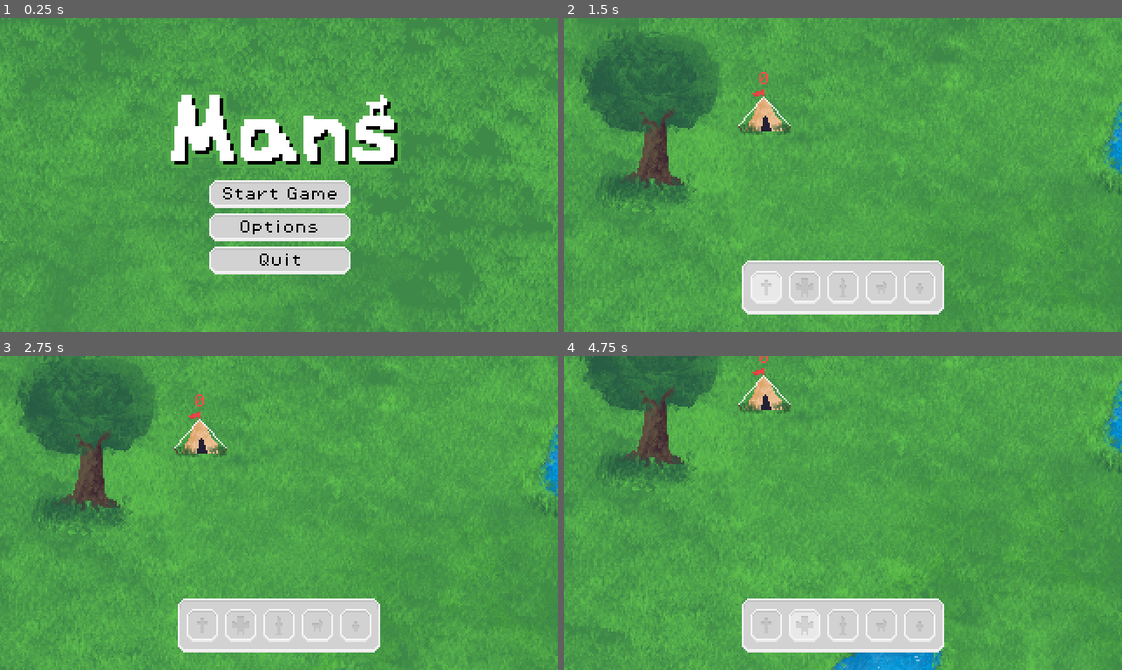
Above: before the commit, frames 1-4 (two rows, left to right).
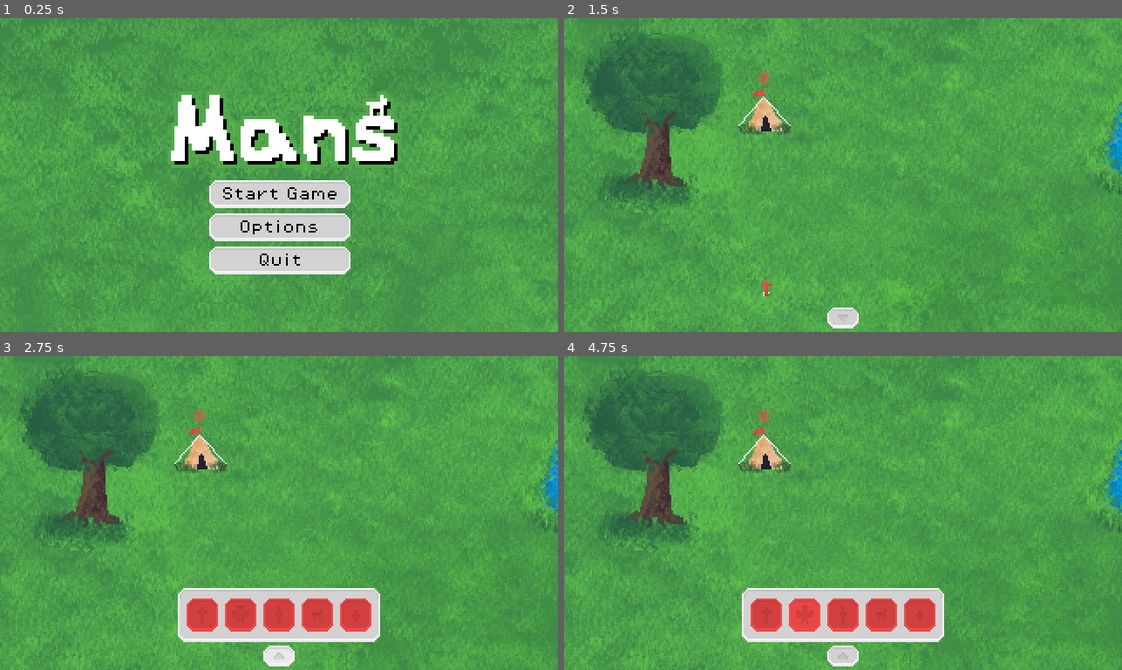
Above: after the commit, the same moments.

Repository: bkopchains/godot-mans
Game: Godot game, scene res://scenes/ui/main_menu.tscn
Same seed, same stepped clock (60 frames per second), same inputs: the game is played once before the commit and once after it.
Inputs (mouse positions are in pixels of both pictures, inside the frame that each line leads up to):
- Up to frame 1 (0.25 s): no input
- Up to frame 2 (1.5 s): click "Start Game" at 0.5 s; click (764, 288) at 1.27 s
- Up to frame 3 (2.75 s): click (279, 657) at 2.02 s
- Up to frame 4 (4.75 s): click (764, 613) at 2.77 s; click (803, 626) at 3.52 s; click (803, 613) at 4.27 s

The runs differ from the first frame. In frame 1, 11% of the frame differs, in the area x 0-100%, y 0-100%; in frame 2, 7.5%; in frame 3, 18%; in frame 4, 24%.

Commit message:
drag and drop menu

Diff:
--- /dev/null
+++ b/resources/ui/button/collapse_toggle/focus.tres
@@ -0,0 +1,7 @@
+[gd_resource type="StyleBoxTexture" load_steps=2 format=3 uid="uid://jr16ubgbuvnb"]
+
+[ext_resource type="Texture2D" uid="uid://ddiyjvkd6n7ce" path="res://assets/sprites/ui/buttons.png" id="1_cymxd"]
+
+[resource]
+texture = ExtResource("1_cymxd")
+region_rect = Rect2(603, 6, 18, 12)
--- /dev/null
+++ b/resources/ui/button/collapse_toggle/hover.tres
@@ -0,0 +1,7 @@
+[gd_resource type="StyleBoxTexture" load_steps=2 format=3 uid="uid://dnvsexk7k8e3"]
+
+[ext_resource type="Texture2D" uid="uid://ddiyjvkd6n7ce" path="res://assets/sprites/ui/buttons.png" id="1_mh56k"]
+
+[resource]
+texture = ExtResource("1_mh56k")
+region_rect = Rect2(627, 6, 18, 12)
--- /dev/null
+++ b/resources/ui/button/collapse_toggle/hover_pressed.tres
@@ -0,0 +1,7 @@
+[gd_resource type="StyleBoxTexture" load_steps=2 format=3 uid="uid://b08ktnqnnvcyu"]
+
+[ext_resource type="Texture2D" uid="uid://ddiyjvkd6n7ce" path="res://assets/sprites/ui/buttons.png" id="1_3qlml"]
+
+[resource]
+texture = ExtResource("1_3qlml")
+region_rect = Rect2(531, 6, 18, 12)
--- /dev/null
+++ b/resources/ui/button/collapse_toggle/normal.tres
@@ -0,0 +1,7 @@
+[gd_resource type="StyleBoxTexture" load_steps=2 format=3 uid="uid://cmd4roaqbb1f6"]
+
+[ext_resource type="Texture2D" uid="uid://ddiyjvkd6n7ce" path="res://assets/sprites/ui/buttons.png" id="1_qi5nn"]
+
+[resource]
+texture = ExtResource("1_qi5nn")
+region_rect = Rect2(579, 6, 18, 12)
--- /dev/null
+++ b/resources/ui/button/collapse_toggle/pressed.tres
@@ -0,0 +1,7 @@
+[gd_resource type="StyleBoxTexture" load_steps=2 format=3 uid="uid://cqbeolo3c8gub"]
+
+[ext_resource type="Texture2D" uid="uid://ddiyjvkd6n7ce" path="res://assets/sprites/ui/buttons.png" id="1_cq18k"]
+
+[resource]
+texture = ExtResource("1_cq18k")
+region_rect = Rect2(483, 6, 18, 12)
--- a/scenes/gameElements/tree.tscn
+++ b/scenes/gameElements/tree.tscn
@@ -7,11 +7,13 @@
 height = 24.0
 
 [node name="Tree" type="StaticBody2D"]
-position = Vector2(52, 29)
 
 [node name="Sprite2D" type="Sprite2D" parent="."]
+position = Vector2(7, -5)
 texture = ExtResource("1_un3k4")
 offset = Vector2(-7, -30)
+region_enabled = true
+region_rect = Rect2(124, 27, 83, 115)
 
 [node name="CollisionShape2D" type="CollisionShape2D" parent="."]
 rotation = 1.57079
--- a/scenes/main.tscn
+++ b/scenes/main.tscn
@@ -75,4 +75,9 @@
 
 [node name="UILayer" type="CanvasLayer" parent="."]
 
-[node name="IngameUI" parent="UILayer" instance=ExtResource("2_vhc0j")]
+[node name="IngameUI" parent="UILayer" node_paths=PackedStringArray("game", "drag_layer") instance=ExtResource("2_vhc0j")]
+game = NodePath("../..")
+drag_layer = NodePath("../../DragLayer")
+
+[node name="DragLayer" type="CanvasLayer" parent="."]
+layer = 2
--- a/scenes/ui/ingame_ui.tscn
+++ b/scenes/ui/ingame_ui.tscn
@@ -22,6 +22,11 @@
 [ext_resource type="StyleBox" uid="uid://b8vul61yxxtu8" path="res://resources/ui/button/baby/hover.tres" id="20_314xx"]
 [ext_resource type="StyleBox" uid="uid://c180pit58q231" path="res://resources/ui/button/baby/pressed.tres" id="21_75j8r"]
 [ext_resource type="StyleBox" uid="uid://dqic3r83by7uf" path="res://resources/ui/button/baby/normal.tres" id="22_yil0w"]
+[ext_resource type="StyleBox" uid="uid://jr16ubgbuvnb" path="res://resources/ui/button/collapse_toggle/focus.tres" id="23_bnq31"]
+[ext_resource type="StyleBox" uid="uid://b08ktnqnnvcyu" path="res://resources/ui/button/collapse_toggle/hover_pressed.tres" id="24_830bb"]
+[ext_resource type="StyleBox" uid="uid://dnvsexk7k8e3" path="res://resources/ui/button/collapse_toggle/hover.tres" id="25_7p3tb"]
+[ext_resource type="StyleBox" uid="uid://cqbeolo3c8gub" path="res://resources/ui/button/collapse_toggle/pressed.tres" id="26_c7k5m"]
+[ext_resource type="StyleBox" uid="uid://cmd4roaqbb1f6" path="res://resources/ui/button/collapse_toggle/normal.tres" id="27_ueees"]
 
 [node name="IngameUI" type="Control"]
 layout_mode = 3
@@ -40,19 +45,22 @@
 anchor_bottom = 1.0
 grow_horizontal = 2
 grow_vertical = 2
+mouse_filter = 2
 
-[node name="VBoxContainer" type="VBoxContainer" parent="PopupMenu"]
+[node name="VBoxMenuButtons" type="VBoxContainer" parent="PopupMenu"]
+unique_name_in_owner = true
 layout_mode = 2
 size_flags_horizontal = 4
 size_flags_vertical = 8
-theme_override_constants/separation = 10
+mouse_filter = 2
+theme_override_constants/separation = 16
 
-[node name="BaseMenuScreen" type="MarginContainer" parent="PopupMenu/VBoxContainer"]
+[node name="BaseMenuScreen" type="MarginContainer" parent="PopupMenu/VBoxMenuButtons"]
 layout_mode = 2
 size_flags_horizontal = 4
 size_flags_vertical = 4
 
-[node name="NinePatchRect" type="NinePatchRect" parent="PopupMenu/VBoxContainer/BaseMenuScreen"]
+[node name="NinePatchRect" type="NinePatchRect" parent="PopupMenu/VBoxMenuButtons/BaseMenuScreen"]
 custom_minimum_size = Vector2(118, 32)
 layout_mode = 2
 texture = ExtResource("2_nxbix")
@@ -62,7 +70,7 @@
 patch_margin_right = 4
 patch_margin_bottom = 4
 
-[node name="MarginContainer" type="MarginContainer" parent="PopupMenu/VBoxContainer/BaseMenuScreen/NinePatchRect"]
+[node name="MarginContainer" type="MarginContainer" parent="PopupMenu/VBoxMenuButtons/BaseMenuScreen/NinePatchRect"]
 layout_mode = 1
 anchors_preset = 15
 anchor_right = 1.0
@@ -74,11 +82,12 @@
 theme_override_constants/margin_right = 5
 theme_override_constants/margin_bottom = 5
 
-[node name="HBoxContainer" type="HBoxContainer" parent="PopupMenu/VBoxContainer/BaseMenuScreen/NinePatchRect/MarginContainer"]
+[node name="HBoxContainer" type="HBoxContainer" parent="PopupMenu/VBoxMenuButtons/BaseMenuScreen/NinePatchRect/MarginContainer"]
 layout_mode = 2
 alignment = 1
 
-[node name="Man" type="Button" parent="PopupMenu/VBoxContainer/BaseMenuScreen/NinePatchRect/MarginContainer/HBoxContainer"]
+[node name="ManButton" type="Button" parent="PopupMenu/VBoxMenuButtons/BaseMenuScreen/NinePatchRect/MarginContainer/HBoxContainer"]
+unique_name_in_owner = true
 custom_minimum_size = Vector2(18, 19)
 layout_mode = 2
 size_flags_horizontal = 4
@@ -89,7 +98,8 @@
 theme_override_styles/pressed = ExtResource("5_luwhw")
 theme_override_styles/normal = ExtResource("3_yogdt")
 
-[node name="Brute" type="Button" parent="PopupMenu/VBoxContainer/BaseMenuScreen/NinePatchRect/MarginContainer/HBoxContainer"]
+[node name="BruteButton" type="Button" parent="PopupMenu/VBoxMenuButtons/BaseMenuScreen/NinePatchRect/MarginContainer/HBoxContainer"]
+unique_name_in_owner = true
 custom_minimum_size = Vector2(18, 19)
 layout_mode = 2
 size_flags_horizontal = 4
@@ -100,7 +110,8 @@
 theme_override_styles/pressed = ExtResource("9_5pdif")
 theme_override_styles/normal = ExtResource("10_7i8s5")
 
-[node name="Wizard" type="Button" parent="PopupMenu/VBoxContainer/BaseMenuScreen/NinePatchRect/MarginContainer/HBoxContainer"]
+[node name="WizardButton" type="Button" parent="PopupMenu/VBoxMenuButtons/BaseMenuScreen/NinePatchRect/MarginContainer/HBoxContainer"]
+unique_name_in_owner = true
 custom_minimum_size = Vector2(18, 19)
 layout_mode = 2
 size_flags_horizontal = 4
@@ -111,7 +122,8 @@
 theme_override_styles/pressed = ExtResource("13_k3d7q")
 theme_override_styles/normal = ExtResource("14_mwaso")
 
-[node name="Dog" type="Button" parent="PopupMenu/VBoxContainer/BaseMenuScreen/NinePatchRect/MarginContainer/HBoxContainer"]
+[node name="DogButton" type="Button" parent="PopupMenu/VBoxMenuButtons/BaseMenuScreen/NinePatchRect/MarginContainer/HBoxContainer"]
+unique_name_in_owner = true
 custom_minimum_size = Vector2(18, 19)
 layout_mode = 2
 size_flags_horizontal = 4
@@ -122,7 +134,8 @@
 theme_override_styles/pressed = ExtResource("17_fp6fx")
 theme_override_styles/normal = ExtResource("18_br0pw")
 
-[node name="Baby" type="Button" parent="PopupMenu/VBoxContainer/BaseMenuScreen/NinePatchRect/MarginContainer/HBoxContainer"]
+[node name="BabyButton" type="Button" parent="PopupMenu/VBoxMenuButtons/BaseMenuScreen/NinePatchRect/MarginContainer/HBoxContainer"]
+unique_name_in_owner = true
 custom_minimum_size = Vector2(18, 19)
 layout_mode = 2
 size_flags_horizontal = 4
@@ -133,5 +146,37 @@
 theme_override_styles/pressed = ExtResource("21_75j8r")
 theme_override_styles/normal = ExtResource("22_yil0w")
 
-[node name="Separator" type="Control" parent="PopupMenu/VBoxContainer"]
+[node name="Separator" type="Control" parent="PopupMenu/VBoxMenuButtons"]
 layout_mode = 2
+mouse_filter = 1
+
+[node name="VBoxToggle" type="VBoxContainer" parent="PopupMenu"]
+custom_minimum_size = Vector2(20, 10)
+layout_mode = 2
+size_flags_horizontal = 4
+size_flags_vertical = 8
+theme_override_constants/separation = 2
+
+[node name="MarginContainer" type="MarginContainer" parent="PopupMenu/VBoxToggle"]
+layout_mode = 2
+size_flags_horizontal = 4
+size_flags_vertical = 3
+
+[node name="MenuToggleButton" type="Button" parent="PopupMenu/VBoxToggle/MarginContainer"]
+unique_name_in_owner = true
+custom_minimum_size = Vector2(18, 12)
+layout_mode = 2
+size_flags_horizontal = 4
+size_flags_vertical = 4
+focus_mode = 0
+theme_override_styles/focus = ExtResource("23_bnq31")
+theme_override_styles/hover_pressed = ExtResource("24_830bb")
+theme_override_styles/hover = ExtResource("25_7p3tb")
+theme_override_styles/pressed = ExtResource("26_c7k5m")
+theme_override_styles/normal = ExtResource("27_ueees")
+toggle_mode = true
+
+[node name="Control" type="Control" parent="PopupMenu/VBoxToggle"]
+layout_mode = 2
+
+[connection signal="pressed" from="PopupMenu/VBoxToggle/MarginContainer/MenuToggleButton" to="." method="_on_menu_toggle_pressed"]
--- a/scripts/camera.gd
+++ b/scripts/camera.gd
@@ -6,6 +6,9 @@
 const MIN_ZOOM = 0.25    # Changed to allow zooming out to 1/4x
 const MAX_ZOOM = 1.0     # Normal zoom is now max
 const ZOOM_SPEED = 0.05
+const TOGGLE_SAFE_ZONE = 30  # Pixels around toggle button where scrolling is disabled
+
+@onready var toggle_button: Button = get_node("../UILayer/IngameUI/PopupMenu/VBoxToggle/MarginContainer/MenuToggleButton")
 
 var target_position = Vector2.ZERO
 var target_zoom = Vector2.ONE
@@ -55,7 +58,22 @@
 		target_zoom = new_zoom
 		target_position = new_position
 
+func is_mouse_near_toggle() -> bool:
+	if !toggle_button:
+		return false
+
+	var mouse_pos = get_viewport().get_mouse_position()
+	var toggle_rect = Rect2(
+		toggle_button.global_position - Vector2(TOGGLE_SAFE_ZONE, TOGGLE_SAFE_ZONE),
+		toggle_button.size + Vector2(TOGGLE_SAFE_ZONE * 2, TOGGLE_SAFE_ZONE * 2)
+	)
+
+	return toggle_rect.has_point(mouse_pos)
+
 func _process(delta: float) -> void:
+	if is_mouse_near_toggle():
+		return  # Don't scroll if mouse is near toggle
+
 	var mouse_pos = get_viewport().get_mouse_position()
 	var screen_size = viewport_size
 	var move_vec = Vector2.ZERO
--- a/scripts/mans.gd
+++ b/scripts/mans.gd
@@ -16,17 +16,25 @@
 var drag_offset: Vector2
 var prev_position: Vector2
 var rotation_velocity: float = 0.0
-
-# Reference to the class data
-@export var stats: MansClass
-
-# Damage multiplier when hit by weakness
-const WEAKNESS_MULTIPLIER: float = 2
-
-# Add these near the top with other variables
 var team_color_index: int = -1;
 var current_target: Mans = null
 var attack_cooldown: bool = false
+
+# true when spawned/dragged from menu drawer
+var from_drawer: bool = false;
+
+# Battle state
+var is_lunging: bool = false
+
+var carried_flag: Flag = null
+var team_flag_carrier: Mans = null  # Track who has our flag
+
+# Reference to the class data
+@export var stats: MansClass
+
+# Damage multiplier when hit by weakness
+const WEAKNESS_MULTIPLIER: float = 2
+
 
 # Battle-related constants
 const LUNGE_FORCE: float = 50.0   # Force for quick lunges
@@ -37,12 +45,6 @@
 const SCREEN_MARGIN: float = 10.0  # Distance from edge to start avoiding
 const EDGE_FORCE: float = 200.0    # Force to apply when near edges
 
-# Battle state
-var is_lunging: bool = false
-
-# Add these variables near the top
-var carried_flag: Flag = null
-var team_flag_carrier: Mans = null  # Track who has our flag
 
 func _ready() -> void:
 	add_to_group("mans")
@@ -192,9 +194,17 @@
 	is_hovered = false
 	sprite.position.y = 4
 	shadow.scale = Vector2(1, 1)
-	dust_particles.emitting = true;
+	dust_particles.emitting = true
 	Input.set_default_cursor_shape(Input.CURSOR_ARROW)
 	update_outline()
+
+	if from_drawer:
+		# Move from drag layer to game elements
+		var game_elements = game.game_elements
+		get_parent().remove_child(self)
+		game_elements.add_child(self)
+		position = get_global_mouse_position()
+		from_drawer = false;
 
 func _on_mouse_entered() -> void:
 	if !is_dragging:
--- a/scripts/ui/game_hud.gd
+++ b/scripts/ui/game_hud.gd
@@ -1 +1,75 @@
 extends Control
+@export var game: Game;
+@export var drag_layer: CanvasLayer;  # Reference to a higher CanvasLayer
+
+@onready var man_button: Button = %ManButton
+@onready var brute_button: Button = %BruteButton
+@onready var wizard_button: Button = %WizardButton
+@onready var dog_button: Button = %DogButton
+@onready var baby_button: Button = %BabyButton
+@onready var menu_toggle_button: Button = %MenuToggleButton
+@onready var menu_buttons: VBoxContainer = %VBoxMenuButtons
+@onready var buttons_container: NinePatchRect = $PopupMenu/VBoxMenuButtons/BaseMenuScreen/NinePatchRect
+
+var menu_tween: Tween
+var button_to_class_index = {
+	"ManButton": 0,
+	"BruteButton": 2,
+	"WizardButton": 1,
+	"DogButton": 3,
+	"BabyButton": 4
+}
+
+func _ready() -> void:
+	# Set up initial menu state
+	var hidden_y = get_viewport_rect().size.y + 20
+	menu_buttons.position.y = hidden_y
+	menu_buttons.modulate.a = 0
+
+	# Connect button signals
+	for button: Button in [man_button, brute_button, wizard_button, dog_button, baby_button]:
+		button.button_down.connect(_on_class_button_down.bind(button))
+		button.modulate = Global.TEAM_COLORS[Global.player_team]
+
+
+func _on_class_button_down(button: Button) -> void:
+	var class_index = button_to_class_index[button.name]
+
+	# Get the screen position directly
+	var screen_position = get_viewport().get_mouse_position()
+
+	# Spawn a new mans
+	var new_mans = game.mans_scene.instantiate() as Mans
+	new_mans.game = game
+	new_mans.from_drawer = true;
+	new_mans.stats = game.class_resources[class_index].duplicate()
+
+	if !Global.admin_mode:
+		new_mans.team_color_index = Global.player_team
+
+	drag_layer.add_child(new_mans)
+	new_mans.position = screen_position  # Use screen coordinates for CanvasLayer
+
+	# Simulate the input event to start dragging
+	var event = InputEventMouseButton.new()
+	event.button_index = MOUSE_BUTTON_LEFT
+	event.pressed = true
+	new_mans._on_input_event(get_viewport(), event, 0)
+
+func _on_menu_toggle_pressed() -> void:
+	if menu_tween:
+		menu_tween.kill()
+
+	menu_tween = create_tween().set_trans(Tween.TRANS_CUBIC).set_ease(Tween.EASE_OUT)
+
+	var visible_y = get_viewport_rect().size.y - menu_buttons.size.y
+	var hidden_y = get_viewport_rect().size.y + 20
+
+	if menu_buttons.modulate.a == 0:  # Menu is hidden
+		# Show menu
+		menu_tween.parallel().tween_property(menu_buttons, "modulate:a", 1.0, 0.3)
+		menu_tween.parallel().tween_property(menu_buttons, "position:y", visible_y, 0.3)
+	else:
+		# Hide menu
+		menu_tween.parallel().tween_property(menu_buttons, "modulate:a", 0.0, 0.3)
+		menu_tween.parallel().tween_property(menu_buttons, "position:y", hidden_y, 0.3)
Binary file changed: assets/bkg_large.PNG
Binary file added: assets/bkg_large.aseprite
Binary file changed: assets/sprites/ui/buttons.aseprite
Binary file changed: assets/sprites/ui/buttons.png
Not shown: 1 places in scenes/ui/ingame_ui.tscn that only renumber resources
